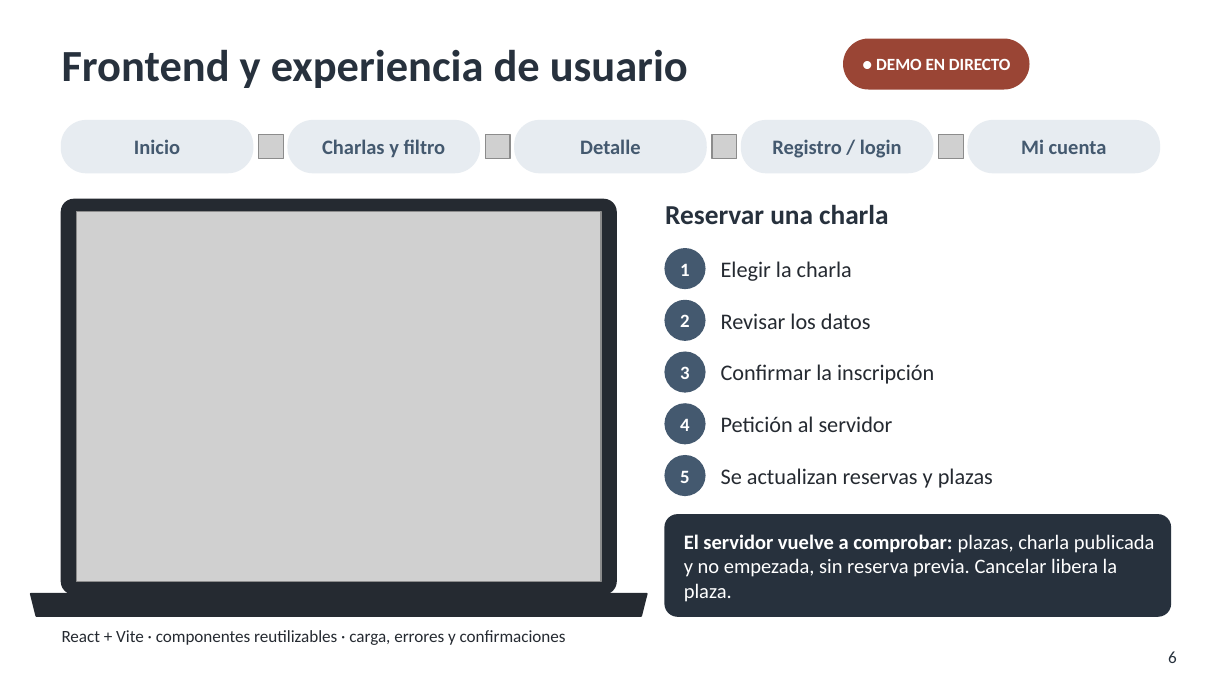
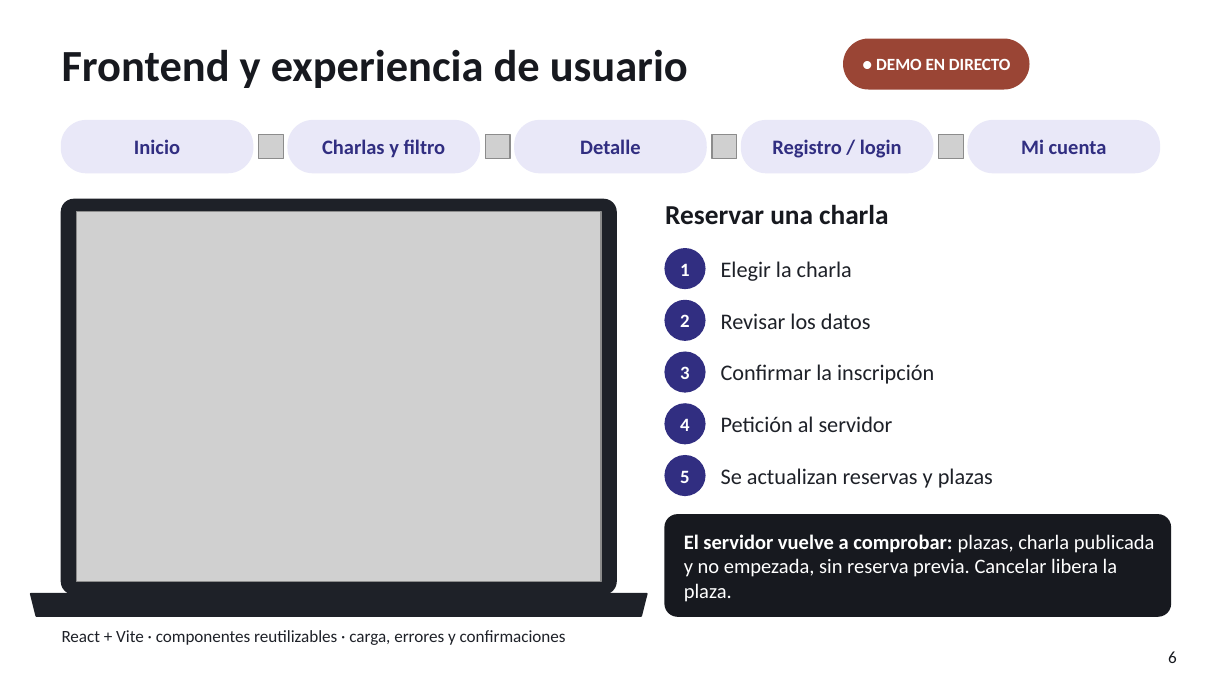
Before and after one commit to pablopedron/SABITECH, a slide deck: slide 6 of documents/Presentacion/07_2_DAW_Intermodular_1Evaluacion_SABITECH_WEB_Presentacion.pptx. Drawn at 1232x693 pixels with LibreOffice and Linux fonts; fonts in the diff are those of the drawing; grey boxes stand for pictures; background and template pictures are left out. Boxes give left, top, right and bottom in pixels: in the first picture for what was removed or moved away, otherwise in the second. Text is boxed around its words. In the diff, an @@ line names an element or a change of style, - is before the commit and + after.

```diff
--- a/documents/Presentacion/07_2_DAW_Intermodular_1Evaluacion_SABITECH_WEB_Presentacion.pptx
+++ b/documents/Presentacion/07_2_DAW_Intermodular_1Evaluacion_SABITECH_WEB_Presentacion.pptx
@@ text colour #44596F to #312E81 in 5 elements at (134, 139, 180, 154), (322, 139, 446, 158), (580, 139, 640, 154), (772, 139, 902, 158), (1021, 139, 1107, 154) @@
@@ fill #E7ECF1 to #E9E8F8; outline #E7ECF1 1 pt to #E9E8F8 1 pt in 5 elements at (62, 121, 253, 172), (288, 121, 479, 172), (515, 121, 706, 172), (742, 121, 933, 172), (968, 121, 1159, 172) @@
@@ fill #44596F to #312E81; outline #44596F 1 pt to #312E81 1 pt in 5 elements at (665, 249, 705, 288), (665, 301, 705, 340), (665, 352, 705, 392), (665, 404, 705, 444), (665, 456, 705, 495) @@
@@ rounded rectangle at (665, 515, 1170, 616): fill #27313D to #17191F; outline #27313D 1 pt to #17191F 1 pt @@
@@ text colour #27313D to #17191F in 3 elements at (62, 49, 688, 88), (665, 204, 888, 225), (1168, 651, 1177, 663) @@
```
Also in this commit, not shown: 14 other slides changed.
